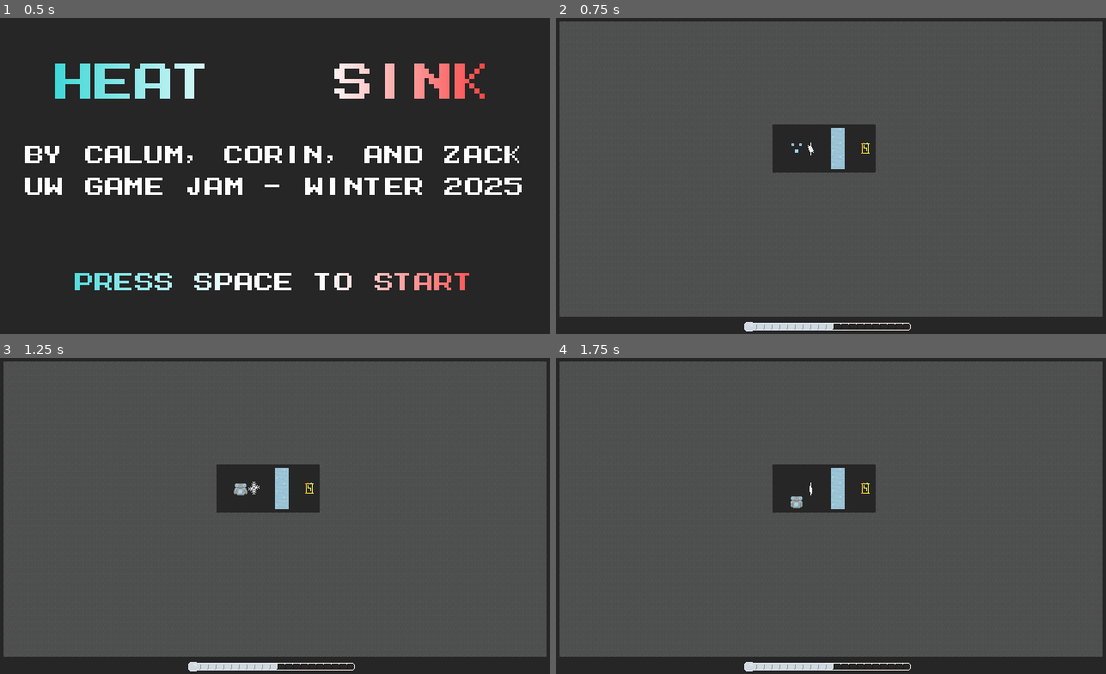
Above: before the commit, frames 1-4 (two rows, left to right).
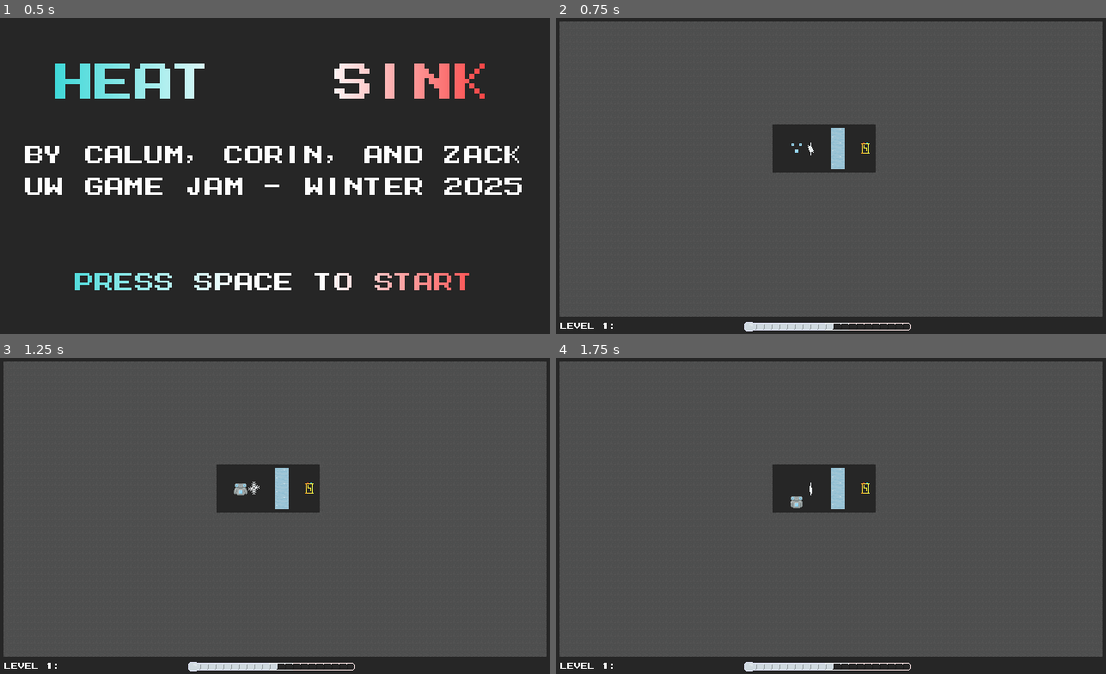
Above: after the commit, the same moments.

Repository: PhotonChaos/TemperatureBalance
Game: Godot game, scene res://scenes/main.tscn
Same seed, same stepped clock (60 frames per second), same inputs: the game is played once before the commit and once after it.
Inputs (mouse positions are in pixels of both pictures, inside the frame that each line leads up to):
- Up to frame 1 (0.5 s): no input
- Up to frame 2 (0.75 s): tap Space (start_game) at 0.5 s; move the mouse to (952, 160) at 0.52 s; hold Right (move_right) from 0.53 s (still down); hold Space (start_game) from 0.53 s (still down); click (952, 160) at 0.67 s
- Up to frame 3 (1.25 s): keep holding Right (move_right); keep holding Space (start_game)
- Up to frame 4 (1.75 s): move the mouse to (721, 531) at 1.27 s; release Right (move_right) at 1.28 s; release Space (start_game) at 1.28 s; hold Down (move_down) from 1.28 s (still down); tap Space (start_game) at 1.35 s

Frame 1 is identical in both runs. In frame 2, less than 0.1% of the frame differs, in the area x 0-11%, y 96-99%; in frame 3, less than 0.1%; in frame 4, less than 0.1%.

Commit message:
Add level title

Diff:
--- /dev/null
+++ b/scenes/level_stats.gd
@@ -0,0 +1,8 @@
+class_name LevelStatUI
+extends Control
+
+
+@onready var level_name: Label = $LevelName as Label
+
+func update_level_title(l_number: int, l_name: String) -> void:
+	level_name.text = "Level " + str(l_number) + ": " + l_name
--- a/scenes/main.tscn
+++ b/scenes/main.tscn
@@ -22,6 +22,11 @@
 [ext_resource type="AudioStream" uid="uid://bsihufggi4ubi" path="res://audio/effects/FirePickup.wav" id="14_lkvoy"]
 [ext_resource type="AudioStream" uid="uid://dcb441fsv2sra" path="res://audio/effects/LevelComplete.wav" id="15_gh57y"]
 [ext_resource type="PackedScene" uid="uid://c54c46vwr6weo" path="res://scenes/WinScreen.tscn" id="17_ah4y5"]
+[ext_resource type="Theme" uid="uid://coo5bwre2dob0" path="res://main_theme.tres" id="23_0wxye"]
+[ext_resource type="Script" path="res://scenes/level_stats.gd" id="23_k8iha"]
+
+[sub_resource type="LabelSettings" id="LabelSettings_0sivn"]
+font_size = 11
 
 [node name="MainGame" type="Node2D"]
 script = ExtResource("1_yeod1")
@@ -63,5 +68,30 @@
 
 [node name="WinScreen" parent="WinScreenLayer" instance=ExtResource("17_ah4y5")]
 
+[node name="LevelStatLayer" type="CanvasLayer" parent="."]
+
+[node name="LevelStats" type="Control" parent="LevelStatLayer"]
+layout_mode = 3
+anchors_preset = 15
+anchor_right = 1.0
+anchor_bottom = 1.0
+grow_horizontal = 2
+grow_vertical = 2
+theme = ExtResource("23_0wxye")
+script = ExtResource("23_k8iha")
+
+[node name="LevelName" type="Label" parent="LevelStatLayer/LevelStats"]
+layout_mode = 1
+anchors_preset = 2
+anchor_top = 1.0
+anchor_bottom = 1.0
+offset_left = 5.0
+offset_top = -17.0
+offset_right = 149.0
+grow_vertical = 0
+text = "LEVEL X: Main menu"
+label_settings = SubResource("LabelSettings_0sivn")
+vertical_alignment = 1
+
 [connection signal="start_game" from="MenuLayer/MainMenu" to="." method="start_game"]
 [connection signal="main_menu" from="WinScreenLayer/WinScreen" to="." method="_on_win_screen_main_menu"]
--- a/scripts/game.gd
+++ b/scripts/game.gd
@@ -7,6 +7,7 @@
 
 @onready var main_menu: MainMenu = $MenuLayer/MainMenu as MainMenu
 @onready var win_screen: WinScreen = $WinScreenLayer/WinScreen as WinScreen
+@onready var level_title: LevelStatUI = $LevelStatLayer/LevelStats as LevelStatUI
 
 var current_level_id: int = 0
 var current_level: Level = null
@@ -17,6 +18,8 @@
 
 	current_level.win.connect(level_complete)
 	current_level.loss.connect(restart_level)
+
+	level_title.update_level_title(level_id, current_level.level_name)
 
 	$SoundtrackHandler.attachPlayer(current_level.player_ref)
 	$SoundtrackHandler.updateLayer(current_level.player_ref.temperature)
@@ -59,6 +62,7 @@
 	main_menu.hide()
 
 	$Thermometer.show()
+	level_title.show()
 	load_level(current_level_id)
 
 	$SoundtrackHandler.attachPlayer(current_level.player_ref)
@@ -73,6 +77,7 @@
 func finish_game():
 	current_level_id = level_test_index
 	$Thermometer.hide()
+	level_title.hide()
 	win_screen.show()
 
 func _ready() -> void:
@@ -84,6 +89,7 @@
 
 	$Thermometer.hide()
 	win_screen.hide()
+	level_title.hide()
 
 func _on_win_screen_main_menu() -> void:
 	main_menu.game_started = false
Not shown: 1 places in scenes/main.tscn that only renumber resources
